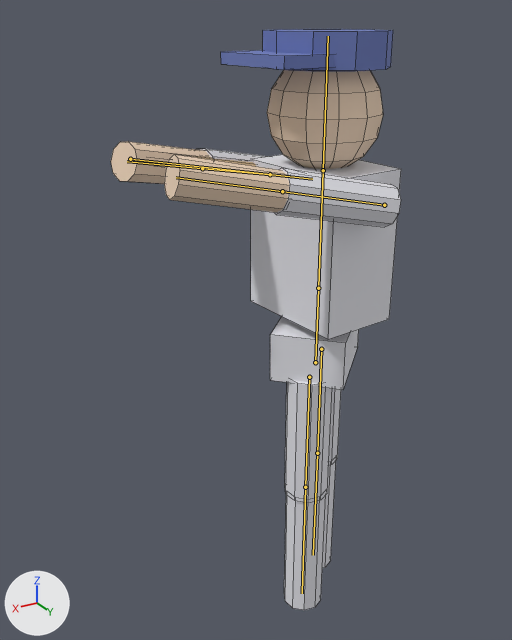
A saved change to the Blender file assets-src/player.blend.
Rendered twice from a camera (50 mm lens) standing at (1.188, 1.614, 1.901) and looking at (0.188, -0.052, 1.068). The axes (+X, +Y, +Z) are drawn at lower left. The lights are the same throughout. The picture after the commit comes second. Both versions are drawn at frame 10 of the action 'BatterSwing'; the numbers are the values there. The bones that bend it are drawn over the model as lines. Mesh edges are drawn as thin lines.

Names of what the first picture shows: 'PlayerBody'.
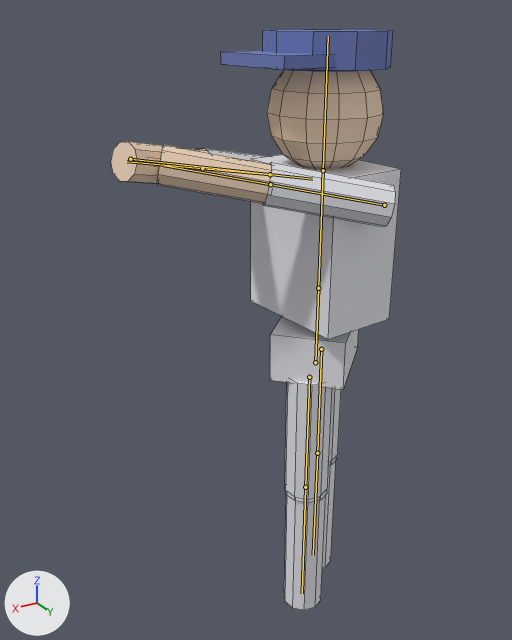
Commit message: fix: both hands ride the bat through the whole swing

Boxes (x1, y1, x2, y2) around the edits, measured in the pictures (512 x 640 px):
'PlayerBody', posed
    both: (111, 29, 401, 610)
bone 'UpperArm.L', root to tip
    before: (384, 205) to (282, 191)
    after: (384, 205) to (270, 184)

The change, as a diff of the scene's bpy script:
```diff
--- a/assets-src/player.blend.py
+++ b/assets-src/player.blend.py
@@ bone_upperarm_l @@
 bone_upperarm_l = bpy.data.objects['PlayerRig'].pose.bones['UpperArm.L']  # child of 'Spine'
-bone_upperarm_l.rotation_euler = (-1.868, 0.0, -0.803)  # degrees (-107, 0, -46)
+bone_upperarm_l.rotation_euler = (-0.96, 0.0, 1.92)  # degrees (-55, 0, 110)
```
